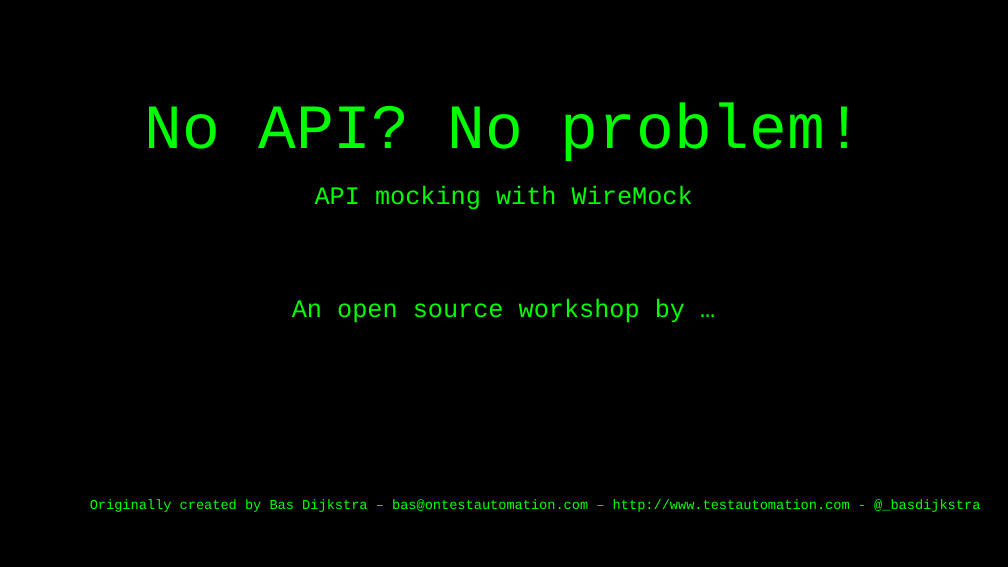
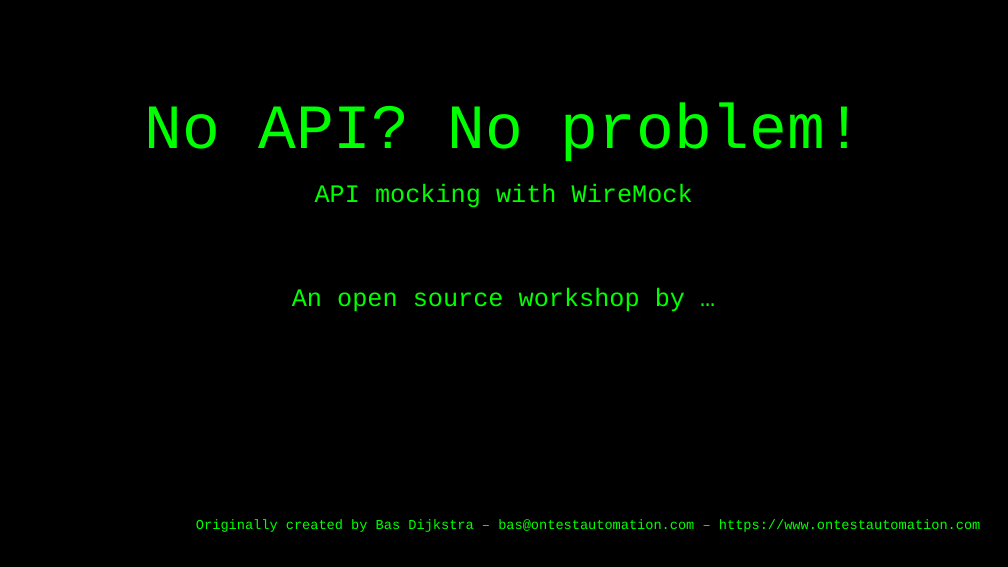
Before and after one commit to basdijkstra/wiremock-workshop, a slide deck: slide 1 of wiremock_workshop.pptx. Drawn at 1008x567 pixels with LibreOffice and Linux fonts; fonts in the diff are those of the drawing. Boxes give left, top, right and bottom in pixels: in the first picture for what was removed or moved away, otherwise in the second. Text is boxed around its words. In the diff, an @@ line names an element or a change of style, - is before the commit and + after.

```diff
--- a/wiremock_workshop.pptx
+++ b/wiremock_workshop.pptx
@@ subtitle at (292,183,693,312): line spacing 0.9 to 0.8 @@
@@ subtitle at (196,519,980,532): text changed @@
-Originally created by Bas Dijkstra – bas@ontestautomation.com – http://www.testautomation.com - @_basdijkstra
+Originally created by Bas Dijkstra – bas@ontestautomation.com – https://www.ontestautomation.com
```
Also in this commit, not shown: 15 other slides changed, 10 slides added, 7 slides removed, 24 other files.
